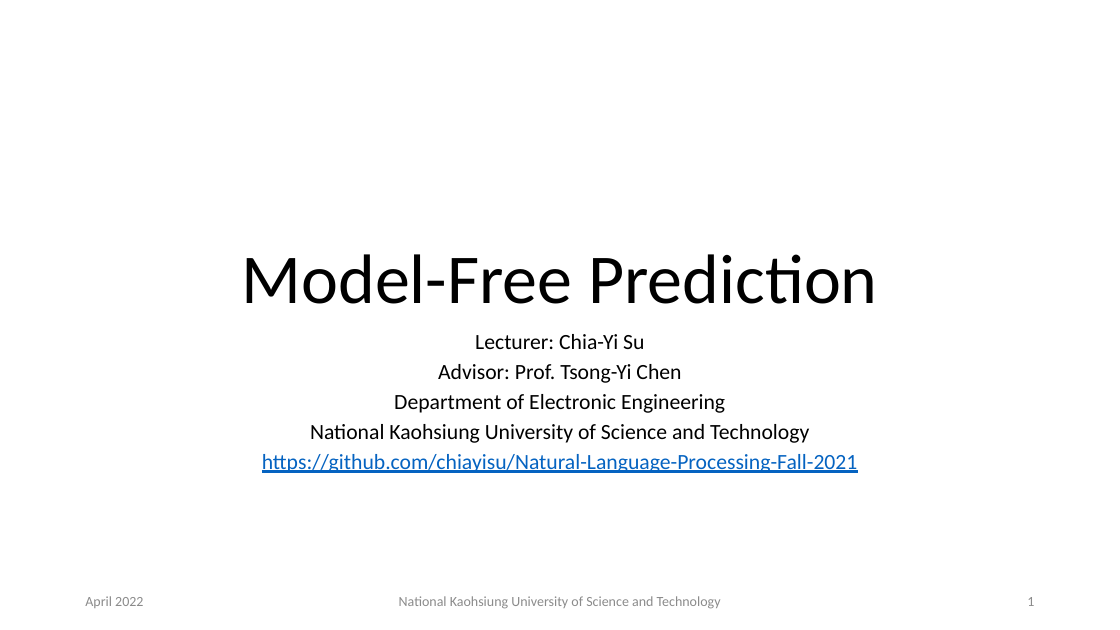
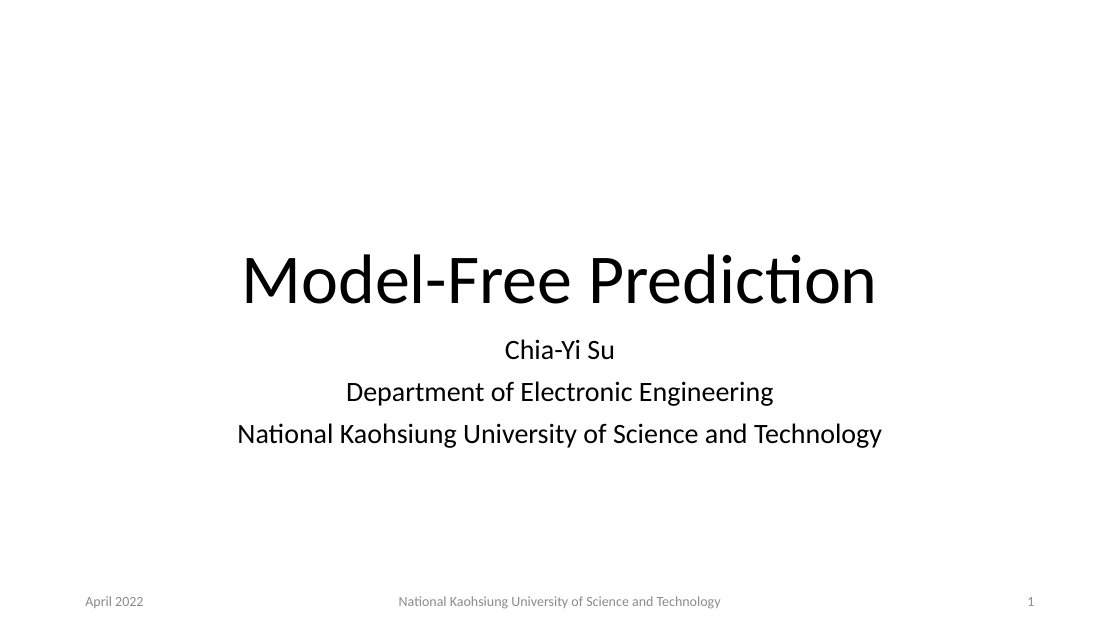
Before and after one commit to chiayisu/chiayisu.github.io, a slide deck: slide 1 of files/course_material/reinforcement-learning/PPT/Lecture4.pptx. Drawn at 1120x630 pixels with LibreOffice and Linux fonts; fonts in the diff are those of the drawing; background and template pictures are left out. Boxes give left, top, right and bottom in pixels: in the first picture for what was removed or moved away, otherwise in the second. Text is boxed around its words. In the diff, an @@ line names an element or a change of style, - is before the commit and + after.

```diff
--- a/files/course_material/reinforcement-learning/PPT/Lecture4.pptx
+++ b/files/course_material/reinforcement-learning/PPT/Lecture4.pptx
@@ subtitle at (x1=505, y1=339, x2=615, y2=360): text changed; size 18.6 to 24 pt @@
-Lecturer: Chia-Yi Su
-Advisor: Prof. Tsong-Yi Chen
+Chia-Yi Su
@@ subtitle at (x1=237, y1=381, x2=882, y2=448): size 18.6 to 24 pt; line spacing 0.7 to 0.9 @@
@@ subtitle at (x1=262, y1=454, x2=858, y2=473): paragraph removed @@
-https://github.com/chiayisu/Natural-Language-Processing-Fall-2021
```
Also in this commit, not shown: 2 other slides changed, 7 other files.
